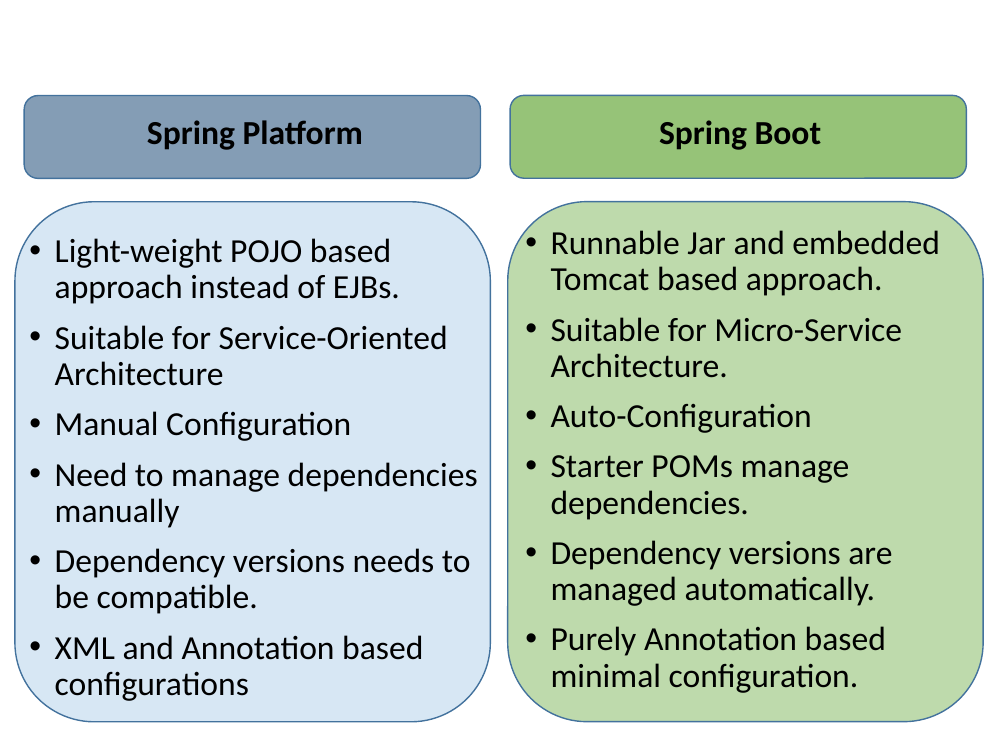
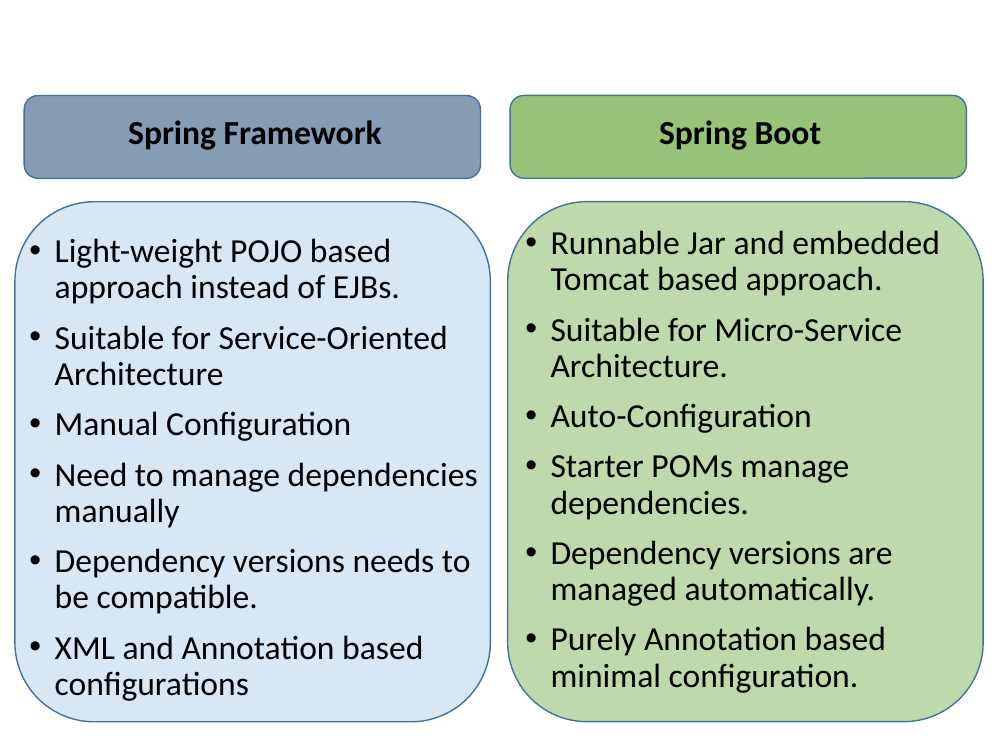
Before and after one commit to vishalrangras/spring-boot-sample, a slide deck: slide 13 of Developing with Spring Boot.pptx. Drawn at 1008x756 pixels with LibreOffice and Linux fonts; fonts in the diff are those of the drawing; background and template pictures are left out. Boxes give left, top, right and bottom in pixels: in the first picture for what was removed or moved away, otherwise in the second. Text is boxed around its words. In the diff, an @@ line names an element or a change of style, - is before the commit and + after.

```diff
--- a/Developing with Spring Boot.pptx
+++ b/Developing with Spring Boot.pptx
@@ text at (128, 120, 382, 150): text changed @@
-Spring Platform
+Spring Framework
```
Also in this commit, not shown: 15 other slides changed, 8 slides added.
